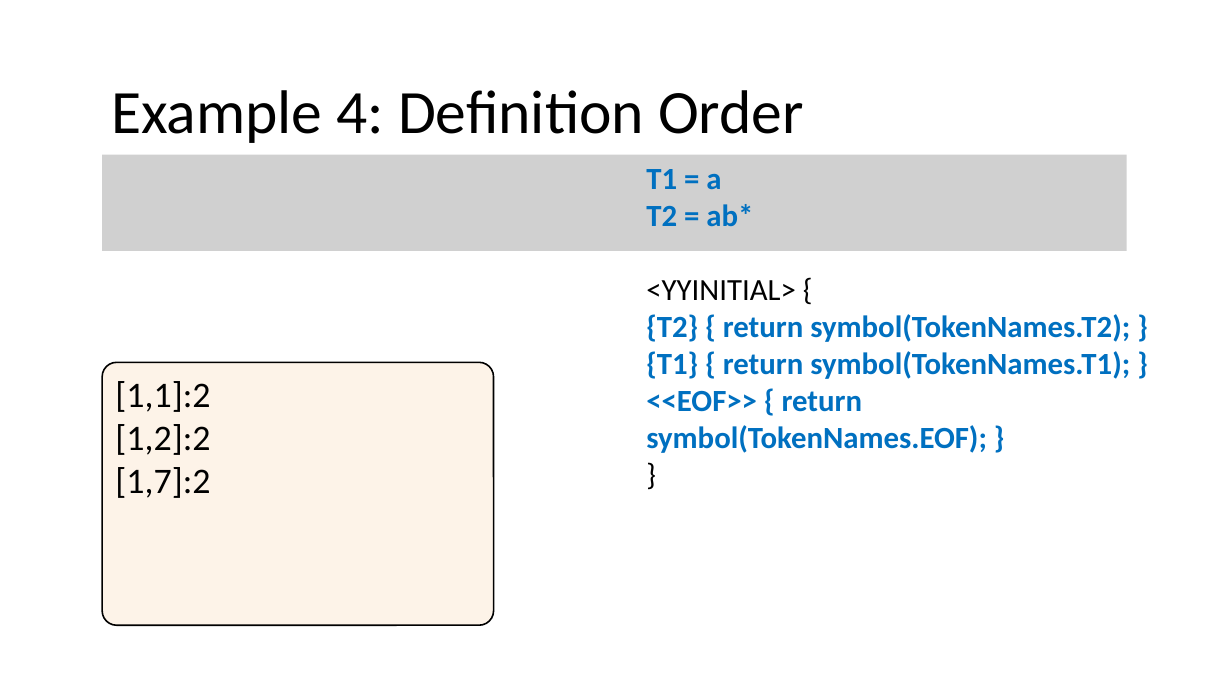
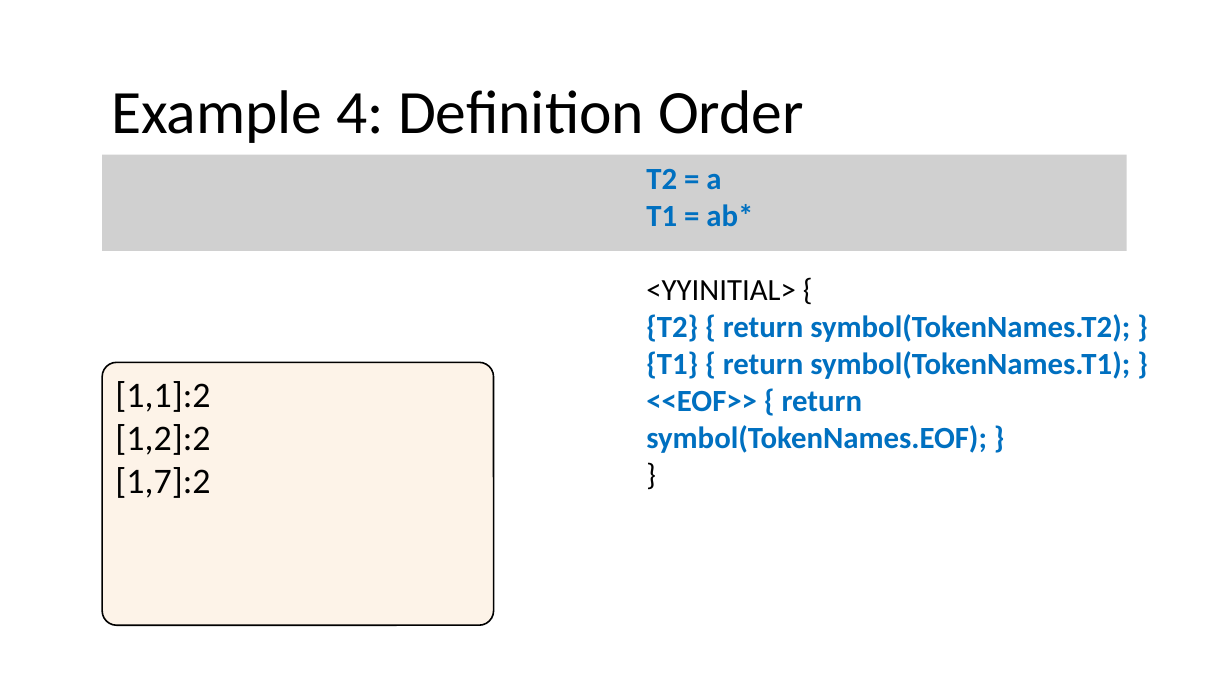
Before and after one commit to nivshani/compilation, a slide deck: slide 115 of slides/lexical_analysis.pptx. Drawn at 1232x693 pixels with LibreOffice and Linux fonts; fonts in the diff are those of the drawing; grey boxes stand for pictures. Boxes give left, top, right and bottom in pixels: in the first picture for what was removed or moved away, otherwise in the second. Text is boxed around its words. In the diff, an @@ line names an element or a change of style, - is before the commit and + after.

```diff
--- a/slides/lexical_analysis.pptx
+++ b/slides/lexical_analysis.pptx
@@ text at (646,169,753,227): text changed @@
-T1 = a
-T2 = ab*
+T2 = a
+T1 = ab*
```
Also in this commit, not shown: 4 other slides changed, 1 other file.
